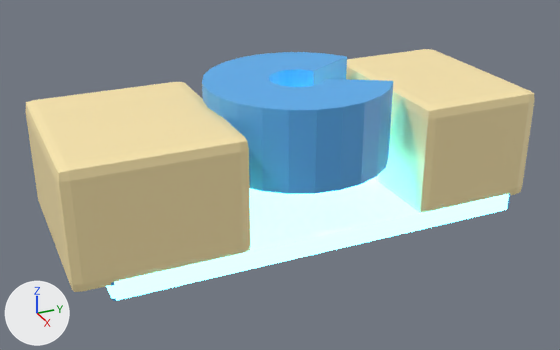
Before and after pictures for a commit that changed the glTF model viewer/assets/armor-parts/right_boot/right_boot.glb.
Before and after are seen from a 50 mm lens placed at (0.407, -0.191, 0.186), pointed at (0.005, -0.01, -0.015). Lighting does not change. The marker at lower left points along +X, +Y and +Z. The older version comes first. Vertices at exactly the same position are counted once.

Names of what the first picture shows: 'armor_right_boot_v001'.
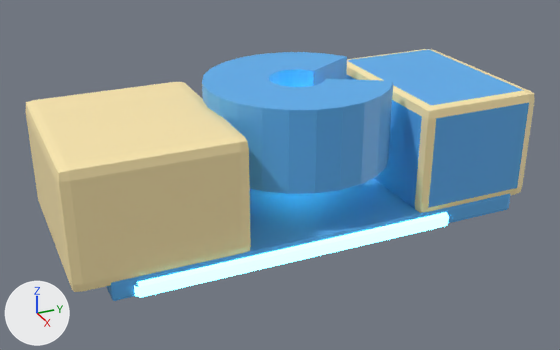
Edits to the bpy script that builds the scene:
```text
Change me_armor_right_boot_v001:
    used by ob_armor_right_boot_v001; location = (0.0, 0.0, 0.0)
    remove me_armor_right_boot_v001.from_pydata(...)  # 276 vertices, 532 faces; spans x -0.058..0.058, y -0.15..0.14, z -0.044..0.045
    add me_armor_right_boot_v001.from_pydata(...)  # 324 vertices, 620 faces; spans x -0.06..0.06, y -0.15..0.14, z -0.045..0.045
    me_armor_right_boot_v001 part 1: a new loose piece of 24 vertices spanning x 0.046..0.06, y -0.118..0.082, z -0.045..-0.035
    me_armor_right_boot_v001 part 2: 32 faces spanning x -0.058..0.058, y 0.06..0.14, z -0.035..0.035 switch from mat_armor_base_surface (beige #ffebb0) to mat_armor_accent (blue #5cb0f1)
    me_armor_right_boot_v001 part 3: 56 faces spanning x -0.058..0.058, y -0.13..0.13, z -0.044..-0.032 switch from mat_armor_emissive (cyan #76f4ff, glowing cyan #76f4ff) to mat_armor_accent (blue #5cb0f1)
    other edits to the shape of me_armor_right_boot_v001 do not show in these pictures
```

Pixel boxes (x1, y1, x2, y2) of what changed, in the pictures (560 x 350 px):
part 1 of me_armor_right_boot_v001, added: after (134, 212, 449, 298)
part 2 of me_armor_right_boot_v001, recoloured (beige to blue): (346, 50, 529, 209) in both
part 3 of me_armor_right_boot_v001, recoloured (darker): (106, 178, 509, 301) in both
